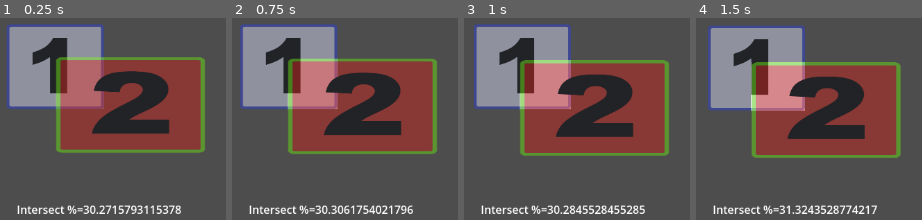
Above: before the commit, frames 1-4 (left to right).
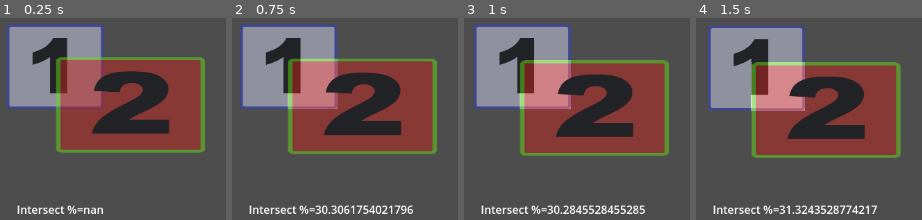
Above: after the commit, the same moments.

Repository: Infini-Creation/Useful-chunks-of-code
Game: Godot game, scene res://area2D_overlap_dynamic.tscn
Two runs of this game, one before a commit and one after it. Both use one fixed random seed, a clock stepped at 60 frames per second and the inputs below. This scene is started directly instead of the project's main scene.
Inputs:
- Up to frame 1 (0.25 s): no input
- Up to frame 2 (0.75 s): tap Enter at 0.5 s; hold D (right-1) from 0.53 s (still down); hold Down (down-2) from 0.53 s (still down)
- Up to frame 3 (1 s): keep holding D (right-1); keep holding Down (down-2)
- Up to frame 4 (1.5 s): release D (right-1) at 1.28 s; release Down (down-2) at 1.28 s; hold S (down-1) from 1.28 s (still down); tap Left (left-2) at 1.35 s

The runs differ from the first frame. In frame 1, 1.1% of the frame differs, in the area x 36-81%, y 92-98%; in frame 2, nothing differs; in frame 3, nothing differs; in frame 4, nothing differs.

Commit message:
Update area2D_overlap_dynamic.tscn
signal has been disconnected (unused)

Diff:
--- a/Area2D Overlapping Area/area2D_overlap_dynamic.tscn
+++ b/Area2D Overlapping Area/area2D_overlap_dynamic.tscn
@@ -49,8 +49,3 @@
 offset_right = 261.0
 offset_bottom = 305.0
 text = "Intersect %=0000"
-
-[connection signal="area_shape_entered" from="Area2D_1" to="." method="_on_area_2d_1_area_shape_entered"]
-[connection signal="area_shape_exited" from="Area2D_1" to="." method="_on_area_2d_1_area_shape_exited"]
-[connection signal="area_shape_entered" from="Area2D_2" to="." method="_on_area_2d_2_area_shape_entered"]
-[connection signal="area_shape_exited" from="Area2D_2" to="." method="_on_area_2d_2_area_shape_exited"]
